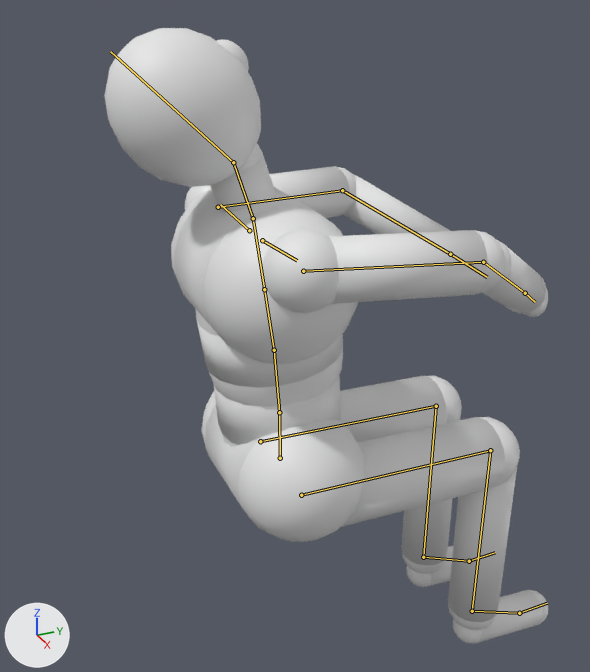
Before and after pictures for a commit that changed the Blender file previs/rig/mannequin.blend.
Both versions are drawn from a 50 mm lens placed at (1.222, -0.538, 1.351), pointed at (-0.074, 0.045, 0.704). The lights are fixed; the arrows at lower left show +X, +Y and +Z. The older version comes first. Both versions are drawn at frame 1 of the action 'chairlookup'; the numbers are the values there. The bones that bend it are drawn over the model as lines.

Names of what the first picture shows: 'MannequinMesh'.
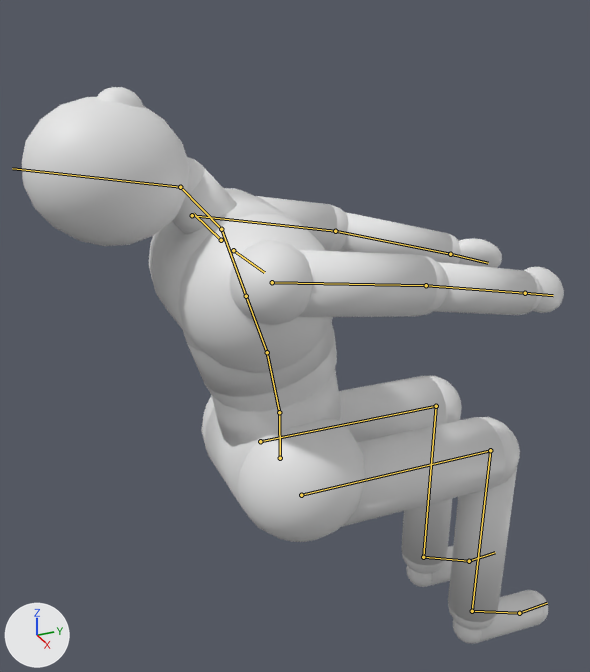
Changed parts and their boxes [x1, y1, x2, y2] in the pictures (590 x 672 px):
'MannequinMesh', posed (22% wider, 10% shorter)
    before: [104, 28, 548, 643]
    after: [22, 87, 564, 643]
bone 'Spine', root to tip
    before: (279, 412) to (274, 350)
    after: (279, 412) to (267, 352)
bone 'Spine1', root to tip
    before: (274, 350) to (264, 289)
    after: (267, 352) to (246, 296)
bone 'Neck', root to tip
    before: (253, 218) to (233, 162)
    after: (221, 229) to (180, 187)
bone 'Head', root to tip
    before: (233, 162) to (110, 51)
    after: (180, 187) to (12, 168)
bone 'LeftArm', root to tip
    before: (218, 207) to (342, 190)
    after: (192, 215) to (335, 231)
bone 'LeftForeArm', root to tip
    before: (342, 190) to (450, 254)
    after: (335, 231) to (450, 254)
bone 'RightArm', root to tip
    before: (303, 271) to (483, 262)
    after: (272, 282) to (426, 285)
bone 'RightForeArm', root to tip
    before: (483, 262) to (525, 293)
    after: (426, 285) to (525, 293)

The change in detail:
Bone 'Spine' (bone_spine) turns from (4, 0, 0) to (10, 0, 0) degrees about its own x, y and z.
Bone 'Spine1' (bone_spine1) turns from (4, 0, 0) to (8, 0, 0) degrees about its own x, y and z.
Bone 'Neck' (bone_neck) turns from (10, 0, 0) to (22, 0, 0) degrees about its own x, y and z.
Bone 'Head' (bone_head) turns from (28, 0, 0) to (38, 0, 0) degrees about its own x, y and z.
Bone 'LeftArm' (bone_leftarm) turns from (78, 1, 31) to (69, 24, 26) degrees about its own x, y and z.
Bone 'LeftForeArm' (bone_leftforearm) turns from (-2, -1, -46) to (0, 0, -4) degrees about its own x, y and z.
Bone 'RightArm' (bone_rightarm) turns from (78, -1, -31) to (69, -24, -26) degrees about its own x, y and z.
Bone 'RightForeArm' (bone_rightforearm) turns from (-2, 1, 46) to (0, 0, 4) degrees about its own x, y and z.
